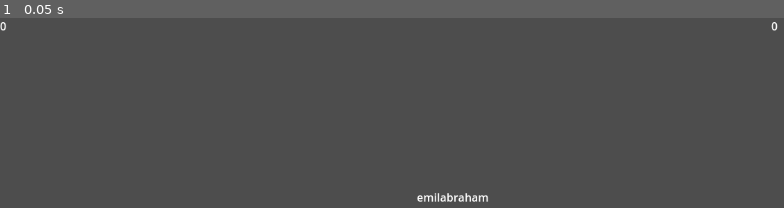
Above: before the commit, frame 1.
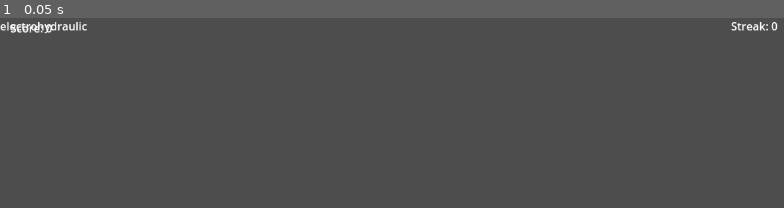
Above: after the commit, the same moment.

Repository: emilabraham/SimpleType
Game: Godot game, scene res://main.tscn
Two runs of this game, one before a commit and one after it. Both use one fixed random seed, a clock stepped at 60 frames per second and the inputs below. Before the commit the project has no main scene; this scene is started directly in both runs.
Inputs:
- Up to frame 1 (0.05 s): no input

The runs differ from the first frame. In frame 1, 0.7% of the frame differs, in the area x 0-98%, y 2-97%.

Commit message:
add dictionary

Diff:
--- a/Score.gd
+++ /dev/null
@@ -1,15 +0,0 @@
-extends Label
-
-var score
-# Called when the node enters the scene tree for the first time.
-func _ready():
-	score = 0
-	text = str(score)
-
-
-# Called every frame. 'delta' is the elapsed time since the previous frame.
-func _process(delta):
-	pass
-
-func increment_score():
-	score += score
--- a/Streak.gd
+++ /dev/null
@@ -1,11 +0,0 @@
-extends Label
-
-
-# Called when the node enters the scene tree for the first time.
-func _ready():
-	pass # Replace with function body.
-
-
-# Called every frame. 'delta' is the elapsed time since the previous frame.
-func _process(delta):
-	pass
--- a/hud.tscn
+++ b/hud.tscn
@@ -8,8 +8,10 @@
 script = ExtResource("1_51dd1")
 
 [node name="Score" type="Label" parent="."]
-offset_right = 40.0
-offset_bottom = 26.0
+offset_left = 66.0
+offset_top = 3.0
+offset_right = 106.0
+offset_bottom = 29.0
 text = "0"
 script = ExtResource("2_hq6gr")
 
@@ -23,3 +25,16 @@
 size_flags_horizontal = 8
 text = "0"
 script = ExtResource("3_ylyg7")
+
+[node name="ScoreLabel" type="Label" parent="."]
+offset_left = 15.0
+offset_top = 3.0
+offset_right = 63.0
+offset_bottom = 29.0
+text = "Score:"
+
+[node name="StreakLabel" type="Label" parent="."]
+offset_left = 1054.0
+offset_right = 1102.0
+offset_bottom = 26.0
+text = "Streak:"
--- a/main.gd
+++ b/main.gd
@@ -1,11 +1,12 @@
 extends Node
 
-var text = preload("res://text.tscn")
+
+
 # Called when the node enters the scene tree for the first time.
 func _ready():
-	var text_instance_1 = text.instantiate()
-	text_instance_1.set_position(Vector2(randi_range(100, 1000), randi_range(100, 500)))
-	add_child(text_instance_1)
+	var text = preload("res://text.tscn").instantiate()
+#	text.set_position(Vector2(randi_range(100, 1000), randi_range(100, 500)))
+	add_child(text)
 
 # Called every frame. 'delta' is the elapsed time since the previous frame.
 func _process(_delta):
--- a/project.godot
+++ b/project.godot
@@ -11,6 +11,7 @@
 [application]
 
 config/name="Simple Type"
+run/main_scene="res://main.tscn"
 config/features=PackedStringArray("4.1", "Forward Plus")
 config/icon="res://icon.svg"
 
--- a/text.gd
+++ b/text.gd
@@ -3,9 +3,14 @@
 signal update_score
 signal break_streak
 
+var dictionary = []
+
 # Called when the node enters the scene tree for the first time.
 func _ready():
-	text = "emilabraham"
+	load_dictionary()
+	text = dictionary.pick_random()
+	print(text)
+	print(text.length())
 
 func _input(event):
 	if event is InputEventKey and event.is_pressed():
@@ -14,6 +19,14 @@
 # Called every frame. 'delta' is the elapsed time since the previous frame.
 func _process(_delta):
 	pass
+
+func load_dictionary():
+	var file = FileAccess.open('res://dictionary.txt', FileAccess.READ)
+	while not file.eof_reached():
+		var line = file.get_line()
+		if (!line.is_empty()):
+			dictionary.push_back(String(line))
+	file.close()
 
 func contains_and_emit(key_label):
 	if text.substr(0, 1).contains(key_label):
Not shown, added: dictionary.txt
